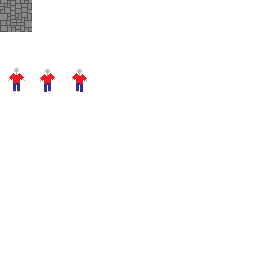
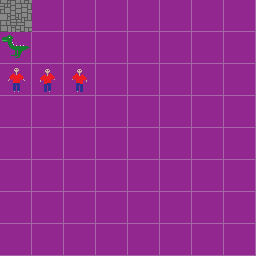
Layers edited between the first and the second (256, 256) image:
painted on "Layer 2" over (2, 35, 30, 58)
showed "Background" over (0, 0, 256, 256)
